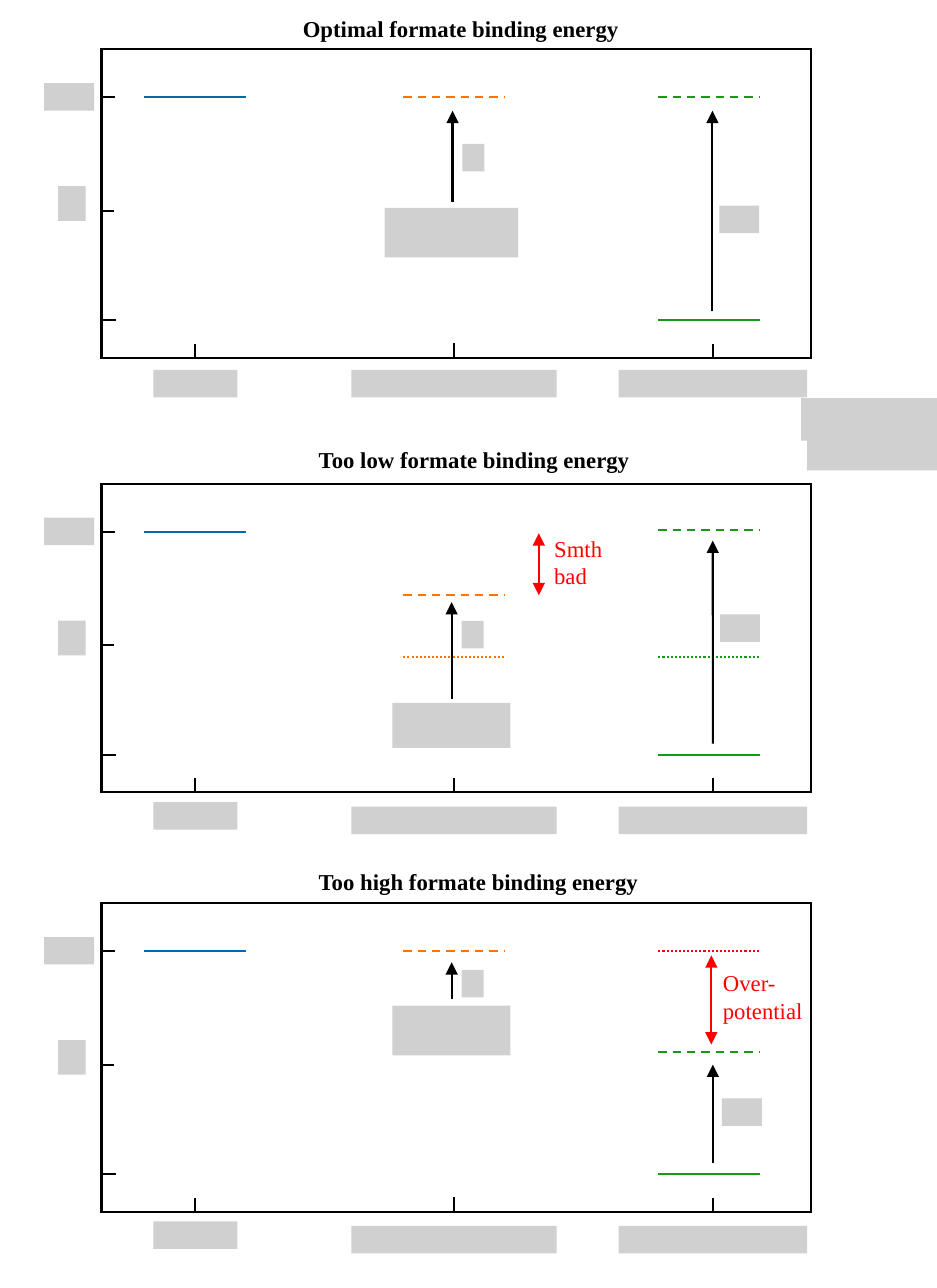
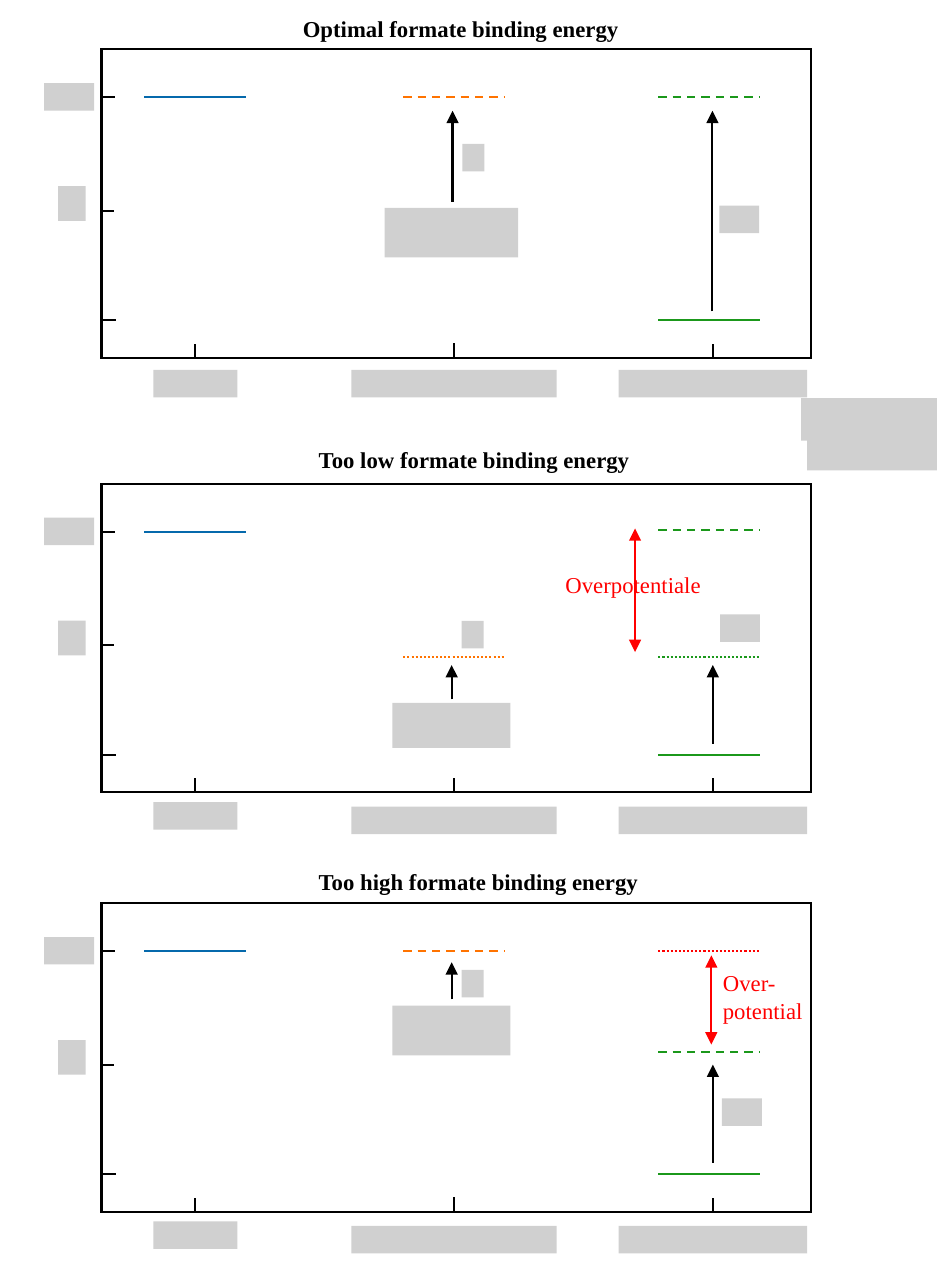
Before and after one commit to MarcusNoergaardWeng/CatalysisThesis, a slide deck: slide 1 of Writing/Thesis_Figures/FAOR Free Energy Diagram.pptx. Drawn at 937x1288 pixels with LibreOffice and Linux fonts; fonts in the diff are those of the drawing; grey boxes stand for pictures; background and template pictures are left out. Boxes give left, top, right and bottom in pixels: in the first picture for what was removed or moved away, otherwise in the second. Text is boxed around its words. In the diff, an @@ line names an element or a change of style, - is before the commit and + after.

Commit message:
Lille update til figur

```diff
--- a/Writing/Thesis_Figures/FAOR Free Energy Diagram.pptx
+++ b/Writing/Thesis_Figures/FAOR Free Energy Diagram.pptx
@@ double arrow moved from (538, 534) - (538, 595) to (635, 528) - (635, 653) @@
@@ line removed from (403, 595) to (504, 595) @@
@@ text at (565, 575, 700, 598): text changed @@
-Smth bad
+Overpotentiale
@@ arrow moved from (452, 699) - (452, 602) to (452, 699) - (452, 665) @@
@@ arrow moved from (712, 744) - (712, 541) to (712, 744) - (712, 665) @@
```
